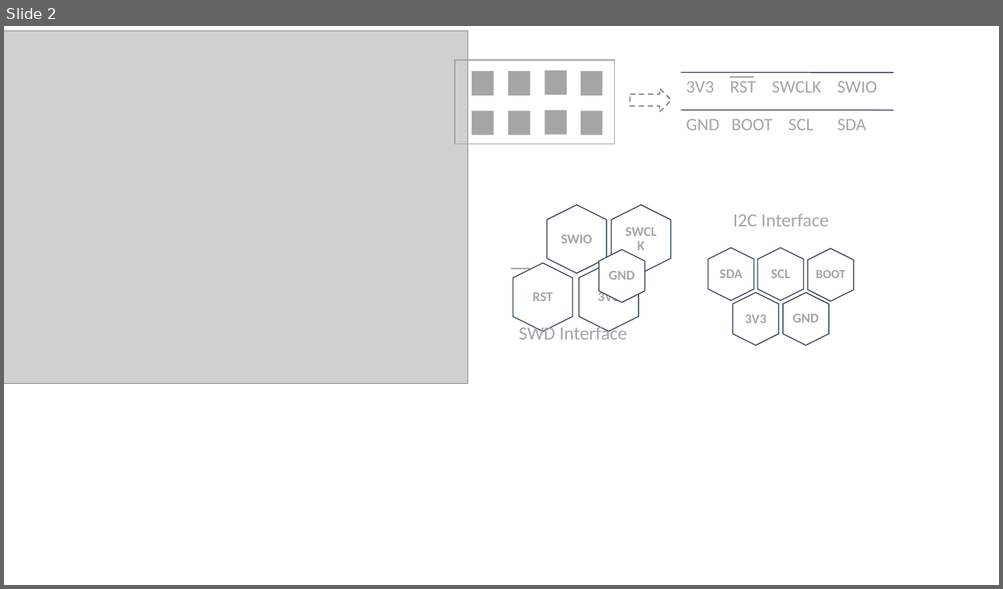
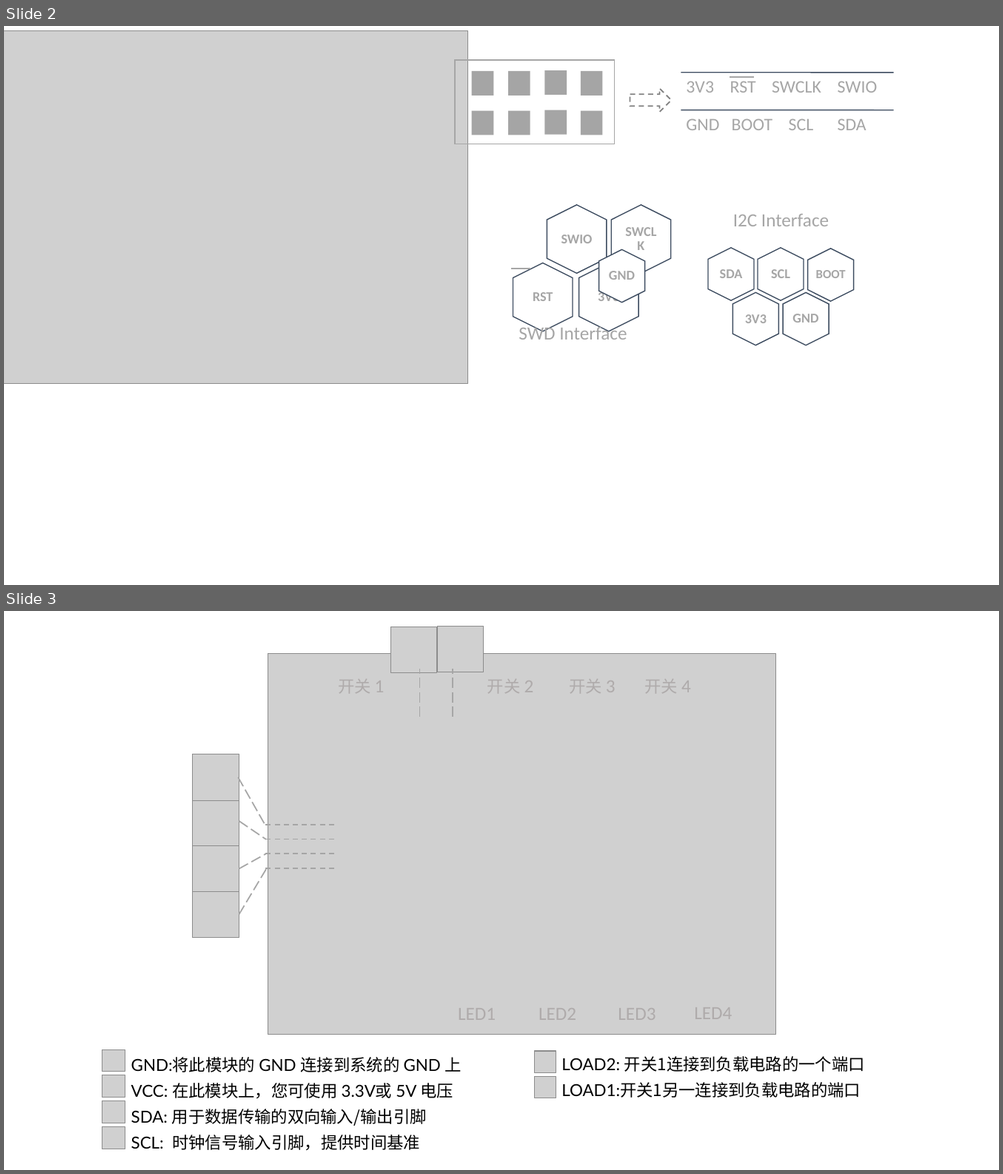
Before and after one commit to SeeedDocument/Grove-4-Channel_Solid_State_Relay, a slide deck: img/pin_map.pptx. Shown one above the other, each under a label of ours: slide 2 before the commit, slides 2 and 3 after it. The pictures are 1003x589 and 1003x1174 pixels, drawn with LibreOffice and Linux fonts; fonts in the diff are those of the drawing; grey boxes stand for pictures. Boxes give left, top, right and bottom in pixels: in the first picture for what was removed or moved away, otherwise in the second. Text is boxed around its words. In the diff, an @@ line names an element or a change of style, - is before the commit and + after.

```diff
--- a/img/pin_map.pptx
+++ b/img/pin_map.pptx
@@ slide 3 added at [4, 611, 999, 1170], background #FFFFFF @@
@@ picture added at [390, 627, 437, 673] @@
@@ picture added at [438, 626, 484, 672] @@
@@ picture added at [268, 653, 777, 1034] @@
@@ text added at [338, 674, 384, 698], 16 pt, text #AFABAB @@
+开关 1
@@ line added from (420, 717) to (420, 669), #A6A6A6 1.25 pt dashed @@
@@ line added from (452, 717) to (452, 669), #A6A6A6 1.25 pt dashed @@
@@ text added at [487, 674, 534, 698], 16 pt, text #AFABAB @@
+开关 2
@@ text added at [569, 674, 615, 698], 16 pt, text #AFABAB @@
+开关 3
@@ text added at [645, 674, 691, 698], 16 pt, text #AFABAB @@
+开关 4
@@ picture added at [193, 755, 239, 800] @@
@@ line added from (239, 777) to (264, 824), #A6A6A6 1.25 pt dashed @@
@@ picture added at [193, 800, 239, 846] @@
@@ line added from (239, 821) to (266, 840), #A6A6A6 1.25 pt dashed @@
@@ picture added at [193, 846, 239, 892] @@
@@ line added from (239, 869) to (267, 854), #A6A6A6 1.25 pt dashed @@
@@ group added at [266, 825, 334, 869]: 4 lines @@
@@ line added from (239, 914) to (266, 869), #A6A6A6 1.25 pt dashed @@
@@ picture added at [193, 891, 239, 938] @@
@@ text added at [458, 1002, 495, 1025], 18 pt, text #AFABAB @@
+LED1
@@ text added at [538, 1002, 576, 1025], 18 pt, text #AFABAB @@
+LED2
@@ text added at [617, 1002, 655, 1025], 18 pt, text #AFABAB @@
+LED3
@@ text added at [694, 1002, 731, 1025], 18 pt, text #AFABAB @@
+LED4
@@ picture added at [102, 1050, 125, 1071] @@
@@ picture added at [535, 1051, 556, 1073] @@
@@ picture added at [102, 1076, 125, 1097] @@
@@ text added at [131, 1057, 461, 1151], 16 pt, text #000000 @@
+GND:将此模块的 GND 连接到系统的 GND 上
+VCC: 在此模块上，您可使用 3.3V或 5V 电压
+SDA: 用于数据传输的双向输入/输出引脚
+SCL: 时钟信号输入引脚，提供时间基准
@@ picture added at [535, 1076, 556, 1098] @@
@@ text added at [561, 1056, 865, 1098], 16 pt, text #000000 @@
+LOAD2: 开关1连接到负载电路的一个端口
+LOAD1:开关1另一连接到负载电路的端口
@@ picture added at [102, 1102, 125, 1124] @@
@@ picture added at [102, 1128, 125, 1149] @@
```
Also in this commit, not shown: 1 other slide added, 2 other files.
